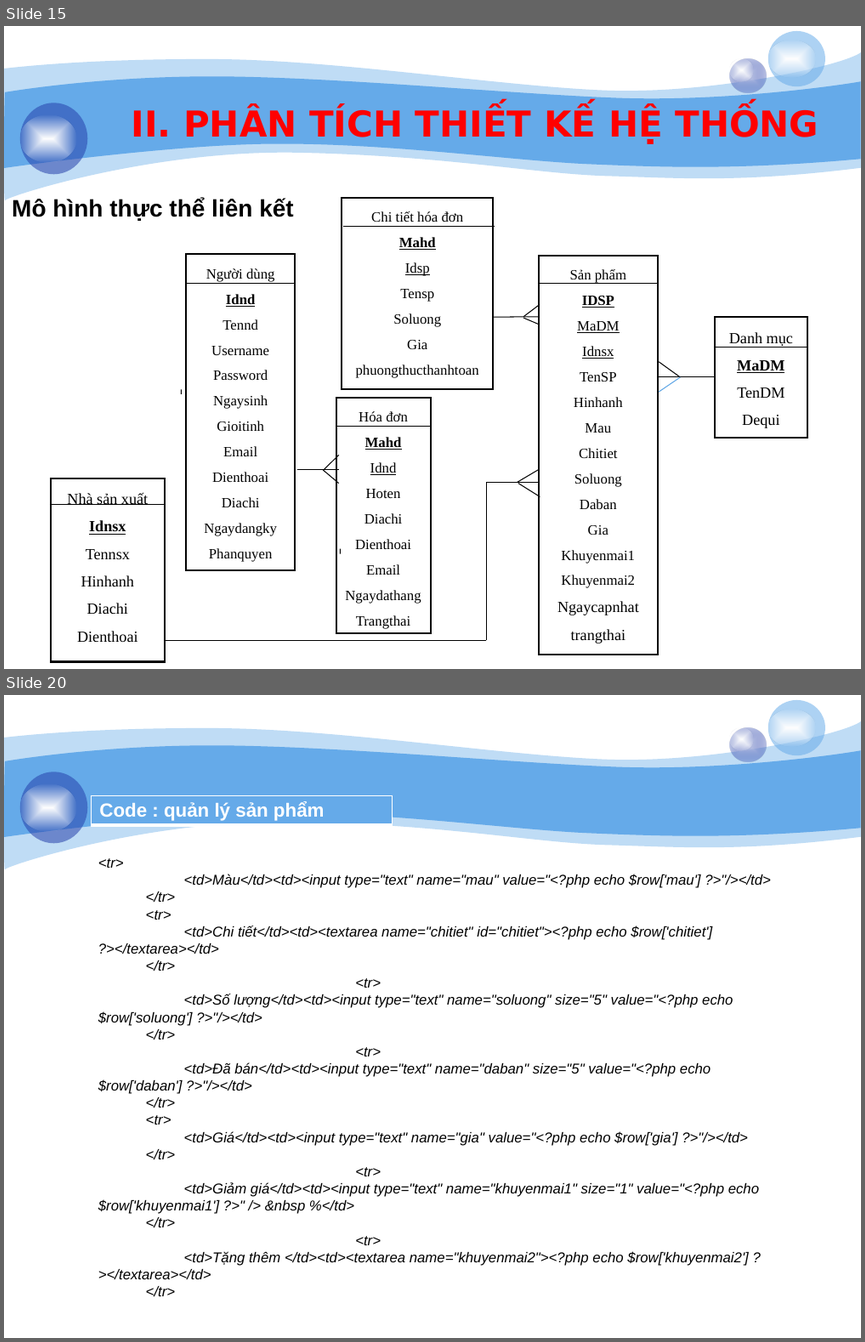
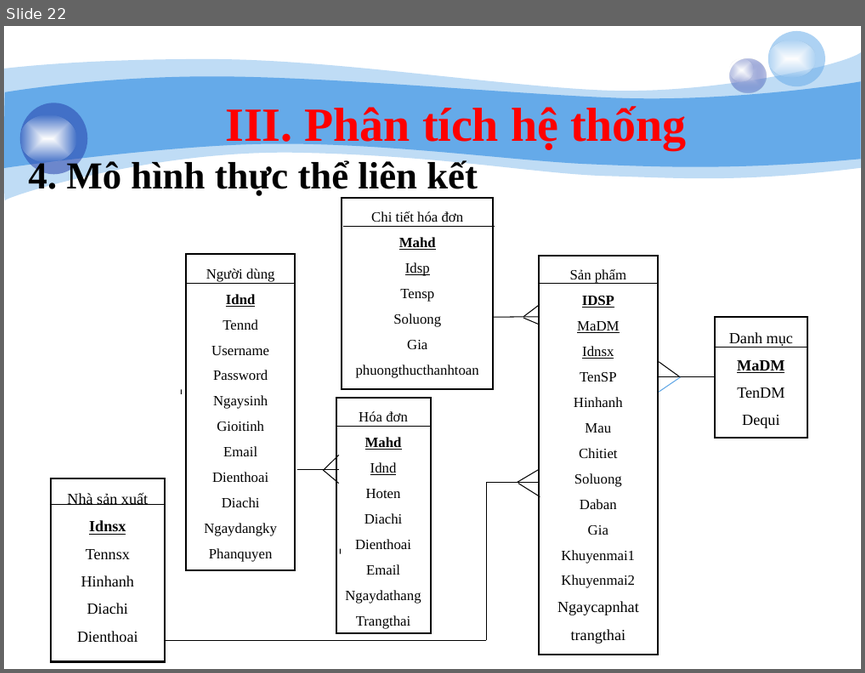
Before and after one commit to giangson0208/webtrasua, a slide deck: baocao/-ibn Thopi.pptx. Shown one above the other, each under a label of ours: slides 15 and 20 before the commit, slide 22 after it; the slides between them are not shown. The pictures are 865x1342 and 865x673 pixels, drawn with LibreOffice and Linux fonts; fonts in the diff are those of the drawing; background and template pictures are left out. Boxes give left, top, right and bottom in pixels: in the first picture for what was removed or moved away, otherwise in the second. Text is boxed around its words. In the diff, an @@ line names an element or a change of style, - is before the commit and + after.

```diff
--- a/baocao/-ibn Thopi.pptx
+++ b/baocao/-ibn Thopi.pptx
@@ slide 20 removed at (4,695,861,1338), background #FFFFFF; not listed: 8 template elements that a slide beside it also shows @@
@@ table removed at (92,795,393,827), 1 rows, 1 columns @@
-Code : quản lý sản phẩm
@@ title removed at (98,858,771,1296) @@
-<tr>
-<td>Màu</td><td><input type="text" name="mau" value="<?php echo $row['mau'] ?>"/></td>
-</tr>
-<tr>
-<td>Chi tiết</td><td><textarea name="chitiet" id="chitiet"><?php echo $row['chitiet'] ?></textarea></td>
-</tr>
-<tr>
-<td>Số lượng</td><td><input type="text" name="soluong" size="5" value="<?php echo $row['soluong'] ?>"/></td>
-</tr>
-<tr>
-<td>Đã bán</td><td><input type="text" name="daban" size="5" value="<?php echo $row['daban'] ?>"/></td>
-</tr>
-<tr>
-<td>Giá</td><td><input type="text" name="gia" value="<?php echo $row['gia'] ?>"/></td>
-</tr>
-<tr>
-<td>Giảm giá</td><td><input type="text" name="khuyenmai1" size="1" value="<?php echo $row['khuyenmai1'] ?>" /> &nbsp %</td>
-</tr>
-<tr>
-<td>Tặng thêm </td><td><textarea name="khuyenmai2"><?php echo $row['khuyenmai2'] ?></textarea></td>
-</tr>
@@ what was slide 15 is now slide 22 @@
@@ slide 22 changed as well @@
@@ text at (225,106,687,150): text changed; size 30 to 40 pt; font DejaVu Sans to Times New Roman @@
-II. PHÂN TÍCH THIẾT KẾ HỆ THỐNG
+III. Phân tích hệ thống
@@ text at (29,159,477,197): text changed; size 20 to 32 pt; font Arial to Times New Roman @@
-  Mô hình thực thể liên kết
+  4. Mô hình thực thể liên kết
```
Also in this commit, not shown: 19 other slides changed, 10 slides added, 7 other slides removed, 10 other files.
